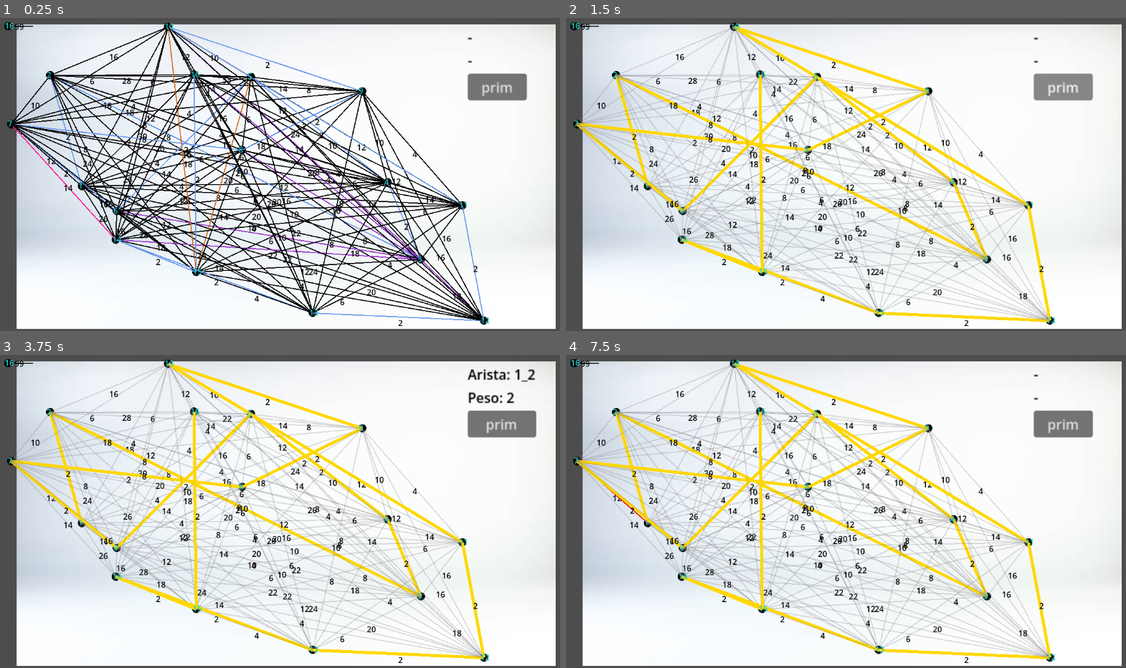
Above: before the commit, frames 1-4 (two rows, left to right).
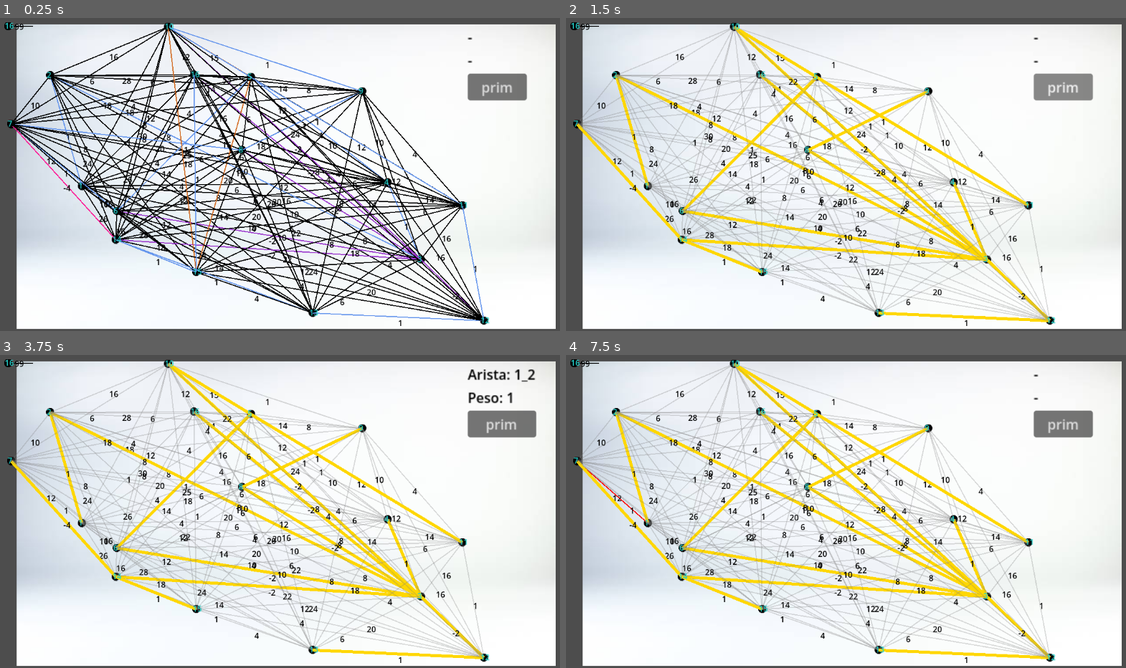
Above: after the commit, the same moments.

Repository: daviddiazm/grafos_en_godot
Game: Godot game, scene res://escenes/init.tscn
Two runs of this game, one before a commit and one after it. Both use one fixed random seed, a clock stepped at 60 frames per second and the inputs below.
Inputs (mouse positions are in pixels of both pictures, inside the frame that each line leads up to):
- Up to frame 1 (0.25 s): no input
- Up to frame 2 (1.5 s): click "prim" at 0.5 s; click "prim" at 1.25 s
- Up to frame 3 (3.75 s): click "prim" at 2 s; tap Enter at 2.75 s; move the mouse to (5, 364) at 2.77 s; tap Space at 3.5 s; move the mouse to (67, 467) at 3.52 s
- Up to frame 4 (7.5 s): tap Enter at 4.25, 5.75 s; move the mouse to (818, 558) at 4.27 s; tap Space at 5, 6.5 s; move the mouse to (801, 520) at 5.02 s; move the mouse to (734, 467) at 5.77 s; move the mouse to (666, 536) at 6.52 s; move the mouse to (610, 492) at 7.27 s

The runs differ from the first frame. In frame 1, 0.3% of the frame differs, in the area x 11-86%, y 11-99%; in frame 2, 5.6%; in frame 3, 5.6%, in the area x 1-92%, y 2-99%; in frame 4, 5.6%.

Commit message:
funcion prim _ d

Diff:
--- a/escenes/graph_system.gd
+++ b/escenes/graph_system.gd
@@ -87,13 +87,19 @@
 		for v2 in adjacency_list[v1]:
 			var min_v = min(v1, v2)
 			var max_v = max(v1, v2)
-			var edge_id = str(min_v) + "_" + str(max_v)
-
+			#var edge_id = str(min_v) + "_" + str(max_v)
+			var edge_id = generate_id(v1, v2)
 			if not edge_id in drawn_edges.keys():
 				# Obtenemos la nueva arista y la guardamos en el diccionario
 				var nueva_arista = _dibujar_linea(visual_vertices[v1].position, visual_vertices[v2].position, edge_id)
-				drawn_edges[edge_id] = {"min_v": min_v, "max_v": max_v, "arista": nueva_arista}
-	# print(visual_vertices)
+				drawn_edges[edge_id] = {"min_v": min_v, "max_v": max_v, "arista": nueva_arista, "peso": nueva_arista.peso_valor}
+	run_prim_d()
+
+func generate_id(v1: int, v2:int) -> String:
+	var min_v = min(v1, v2)
+	var max_v = max(v1, v2)
+	var edge_id = str(min_v) + "_" + str(max_v)
+	return edge_id
 
 func _dibujar_linea(pos1: Vector2, pos2: Vector2, edge_id: String) -> Arista:
 	var init := get_parent()
@@ -106,6 +112,9 @@
 	var vector_edge_1 = int(edge_split[0])
 	var vector_edge_2 = int(edge_split[1])
 
+	peso = comprobarAbsoluto(vector_edge_1, vector_edge_2) * 2
+
+
 	if vector_edge_1 % 5 == 0 and vector_edge_2 % 5 == 0:
 		peso = vector_edge_1 + vector_edge_2
 		color = Color.CHOCOLATE
@@ -114,7 +123,7 @@
 		peso = -2
 		color = Color.DARK_ORCHID
 
-	if vector_edge_1 == 7 and vector_edge_2  == 14 :
+	if vector_edge_1 == 7 and vector_edge_2 == 14:
 		peso = -4
 		color = Color.DEEP_PINK
 
@@ -122,8 +131,6 @@
 		peso = 1
 		color = Color.CORNFLOWER_BLUE
 
-	# Nota: Esta línea sobrescribe todos los pesos calculados arriba.
-	peso = comprobarAbsoluto(vector_edge_1,vector_edge_2) * 2
 
 	var line = nueva_arista.get_node("Line2D") as Line2D
 	line.clear_points()
@@ -132,15 +139,54 @@
 	nueva_arista.mouse_enter_custom.connect(_on_arista_mouse_enter_custom)
 	nueva_arista.mouse_exit_custom.connect(_on_arista_mouse_exit_custom)
 
-	# IMPORTANTE: Retornar la arista generada
 	return nueva_arista
 
-func comprobarAbsoluto(num1:int, num2:int):
+func comprobarAbsoluto(num1: int, num2: int):
 	var resta = num1 - num2
 	var valorAbsoluto = 0
 	if resta < 0:
 		valorAbsoluto = resta * -1
 	return valorAbsoluto
+
+
+func run_prim_d() -> void:
+	var num_vertices = adjacency_list.size()
+	var visitados = []
+	#var primer_verticie = adjacency_list.get("0")
+	var valor_inicial = INF
+
+	var matriz_vectores = []
+
+	#entregar a la profe:
+	#print("valor y relacion entre aristas", drawn_edges)
+
+	for i in range(1,num_vertices+1):
+		var fila = []
+		for j in range(1,num_vertices+1):
+			fila.append(valor_inicial)
+		matriz_vectores.append(fila)
+	matriz_vectores[0][2] = 0
+	print(matriz_vectores)
+
+	var pos_valu_min = INF
+	var min_value = INF
+	for fila_pos in range(1,matriz_vectores[0].size()+1):
+		var new_value = matriz_vectores[0][fila_pos-1]
+		if min_value > new_value:
+			min_value = new_value
+			pos_valu_min = fila_pos
+		pass
+	print("pos ",pos_valu_min," value ", min_value)
+
+
+	for vertice_index in range(1,num_vertices+1):
+		if visitados.size() >= num_vertices:
+			return
+
+		for vertex in adjacency_list[vertice_index]:
+			pass
+		pass
+	pass
 
 func run_prim() -> void:
 	if adjacency_list.is_empty():
@@ -195,14 +241,13 @@
 func _highlight_mst(mst_edges: Array) -> void:
 	for edge_id in drawn_edges.keys():
 		var a = drawn_edges[edge_id]["arista"] as Arista
-		#a.change_normal_color(Color(0.5, 0.5, 0.5, 0.3)) # Gris transparente
-		a.change_normal_color(Color(0.5, 0.5, 0.5, 0.3)) # Gris transparente
+		a.change_normal_color(Color(0.5, 0.5, 0.5, 0.3))
 		a.line.width = 2.0
 	for edge_id in mst_edges:
 		if drawn_edges.has(edge_id):
 			var a = drawn_edges[edge_id]["arista"] as Arista
 			a.change_normal_color(Color.GOLD)
-			a.line.width = 6.0 # Hacer la línea más gruesa
+			a.line.width = 6.0
 
 func _on_arista_mouse_enter_custom(a: Arista) -> void:
 	label_id.text = "Arista: " + a.id_arista
@@ -212,8 +257,6 @@
 func _on_arista_mouse_exit_custom(_a: Arista) -> void:
 	label_id.text = "-"
 	label_peso.text = "-"
-
-
 
 
 func _on_btn_prim_pressed() -> void:
